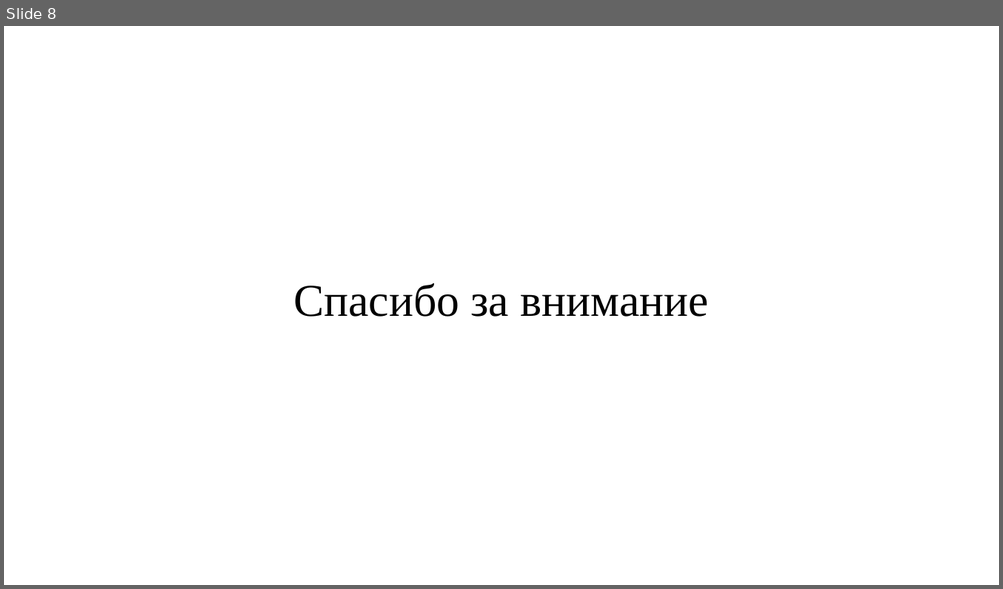
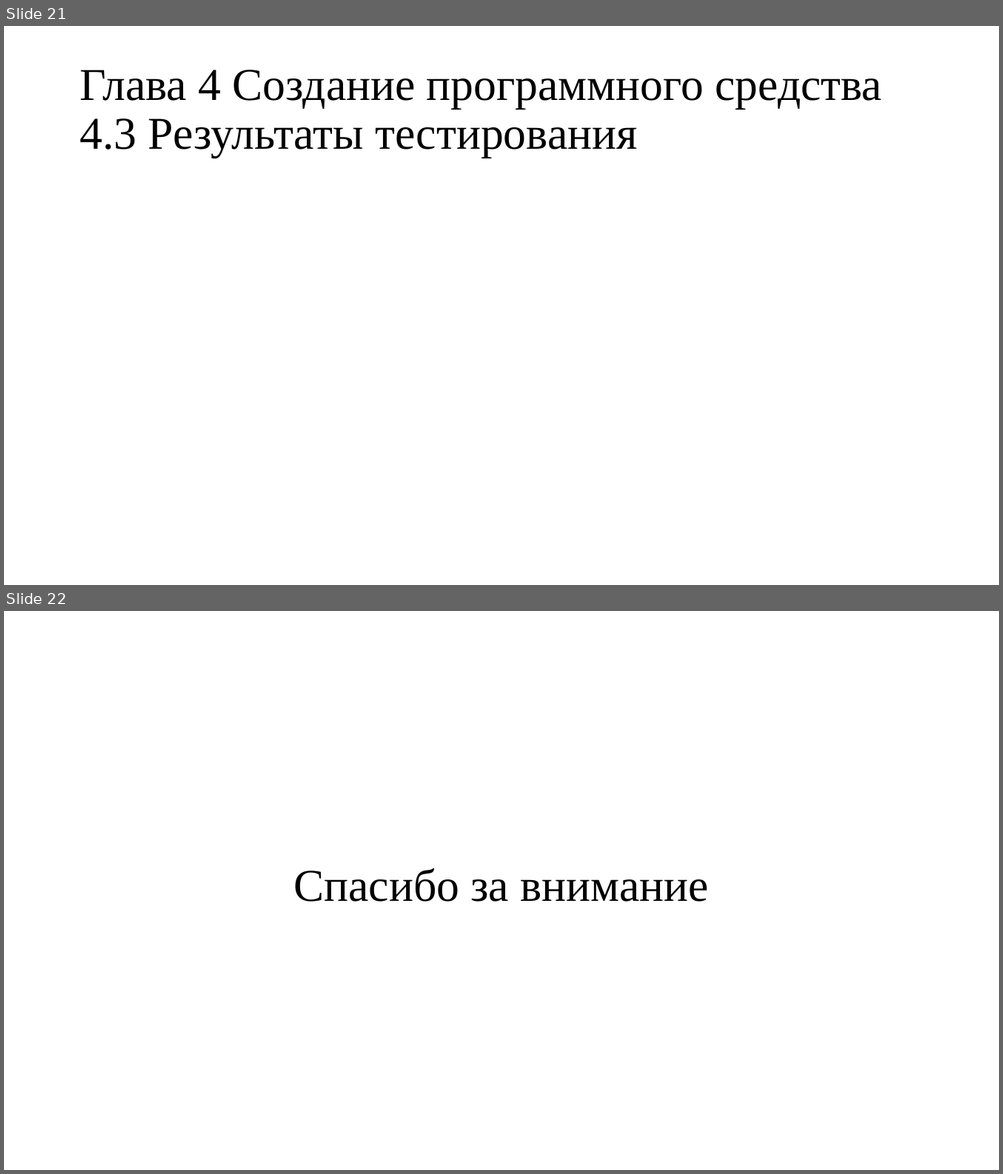
Before and after one commit to Wideweb/-digital-psychology-docs, a slide deck: Алькевич А.С/Презентация.pptx. Shown one above the other, each under a label of ours: slide 8 before the commit, slides 21 and 22 after it. The pictures are 1003x589 and 1003x1174 pixels, drawn with LibreOffice and Linux fonts; fonts in the diff are those of the drawing; grey boxes stand for pictures. Boxes give left, top, right and bottom in pixels: in the first picture for what was removed or moved away, otherwise in the second. Text is boxed around its words. In the diff, an @@ line names an element or a change of style, - is before the commit and + after.

```diff
--- a/Алькевич А.С/Презентация.pptx
+++ b/Алькевич А.С/Презентация.pptx
@@ slide 21 added at bbox=[4, 26, 999, 585], background #FFFFFF @@
@@ title added at bbox=[79, 70, 882, 158], 44 pt, text #000000 @@
+Глава 4 Создание программного средства
+4.3 Результаты тестирования
@@ what was slide 8 is now slide 22 @@
```
Also in this commit, not shown: 3 slides changed, 16 other slides added, 3 slides removed, 7 other files.
